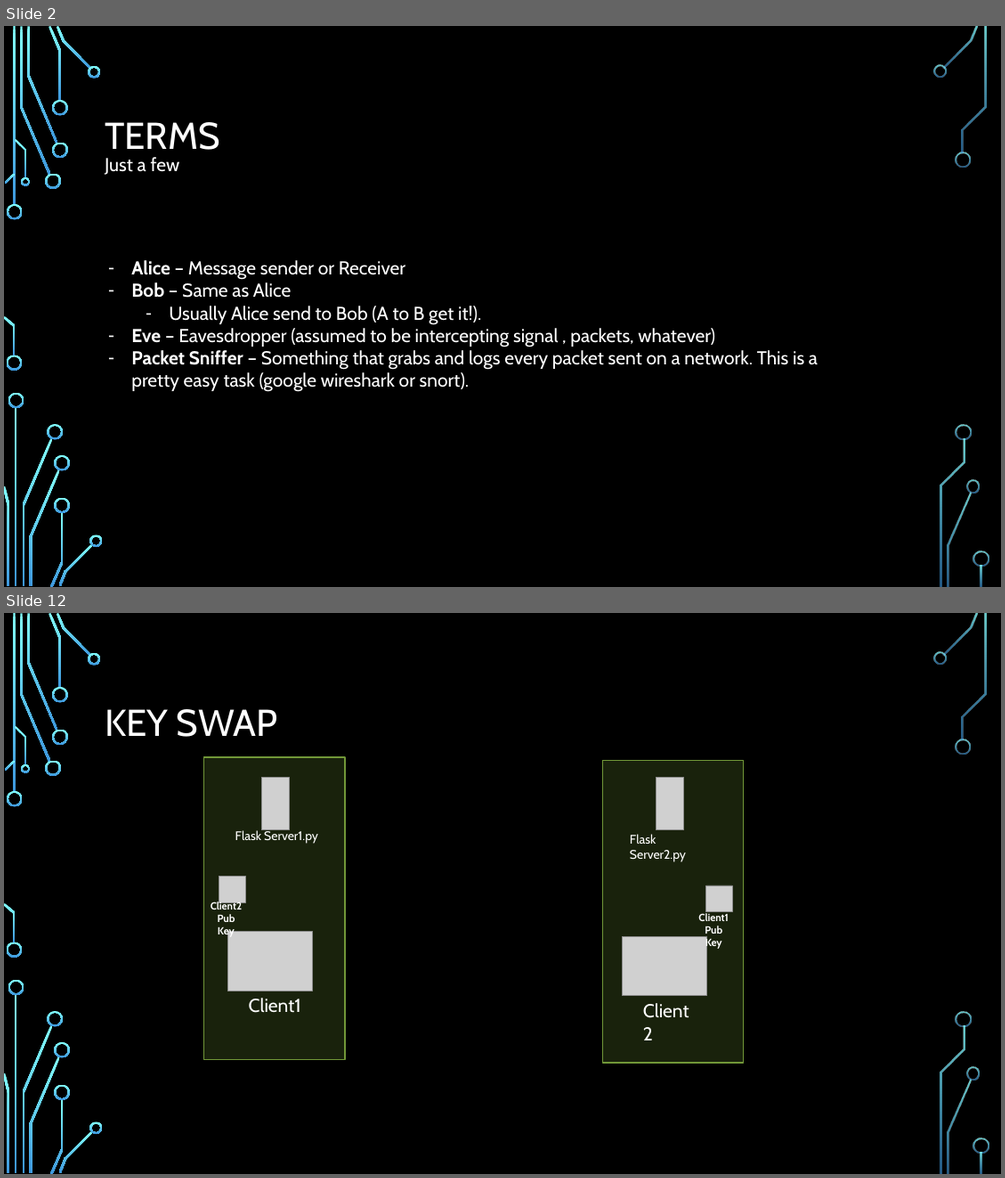
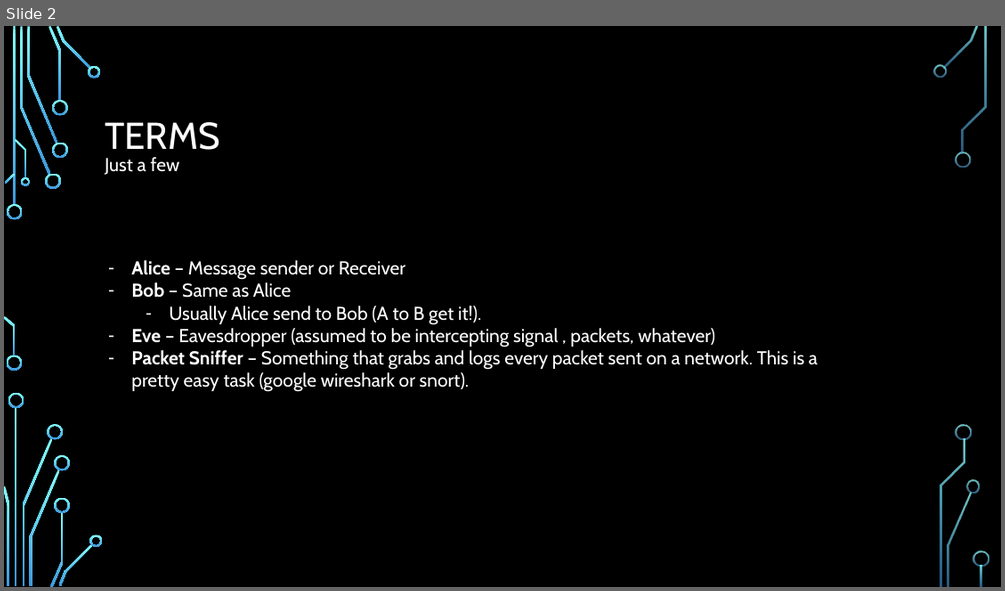
Before and after one commit to rugbyprof/4663-Cryptography, a slide deck: Assignments/A08/4663_Encryption_Layer_Project.pptx. Shown one above the other, each under a label of ours: slides 2 and 12 before the commit, slide 2 after it; the slides between them are not shown. The pictures are 1005x1178 and 1005x591 pixels, drawn with LibreOffice and Linux fonts; fonts in the diff are those of the drawing; grey boxes stand for pictures; background and template pictures are left out. Boxes give left, top, right and bottom in pixels: in the first picture for what was removed or moved away, otherwise in the second. Text is boxed around its words. In the diff, an @@ line names an element or a change of style, - is before the commit and + after.

```diff
--- a/Assignments/A08/4663_Encryption_Layer_Project.pptx
+++ b/Assignments/A08/4663_Encryption_Layer_Project.pptx
@@ slide 12 removed at (4, 613, 1001, 1174), background picture (left out); not listed: 36 template elements that a slide beside it also shows @@
@@ title removed at (105, 709, 278, 737) @@
-KEY SWAP
@@ rectangle removed at (204, 757, 345, 1060) @@
@@ rectangle removed at (603, 761, 744, 1062) @@
@@ picture removed at (262, 777, 290, 830) @@
@@ picture removed at (656, 777, 684, 830) @@
@@ text removed at (235, 829, 318, 844) @@
-Flask Server1.py
@@ text removed at (630, 834, 686, 862) @@
-Flask Server2.py
@@ picture removed at (219, 876, 245, 902) @@
@@ text removed at (210, 901, 242, 938) @@
-Client2
-Pub Key
@@ picture removed at (706, 885, 732, 911) @@
@@ picture removed at (227, 932, 312, 991) @@
@@ text removed at (698, 913, 728, 949) @@
-Client1
-Pub Key
@@ picture removed at (623, 936, 707, 996) @@
@@ text removed at (249, 997, 301, 1013) @@
-Client1
@@ text removed at (636, 996, 704, 1026) @@
-Client2
```
Also in this commit, not shown: 9 slides changed, 8 slides added, 1 other slide removed, 7 other files.
